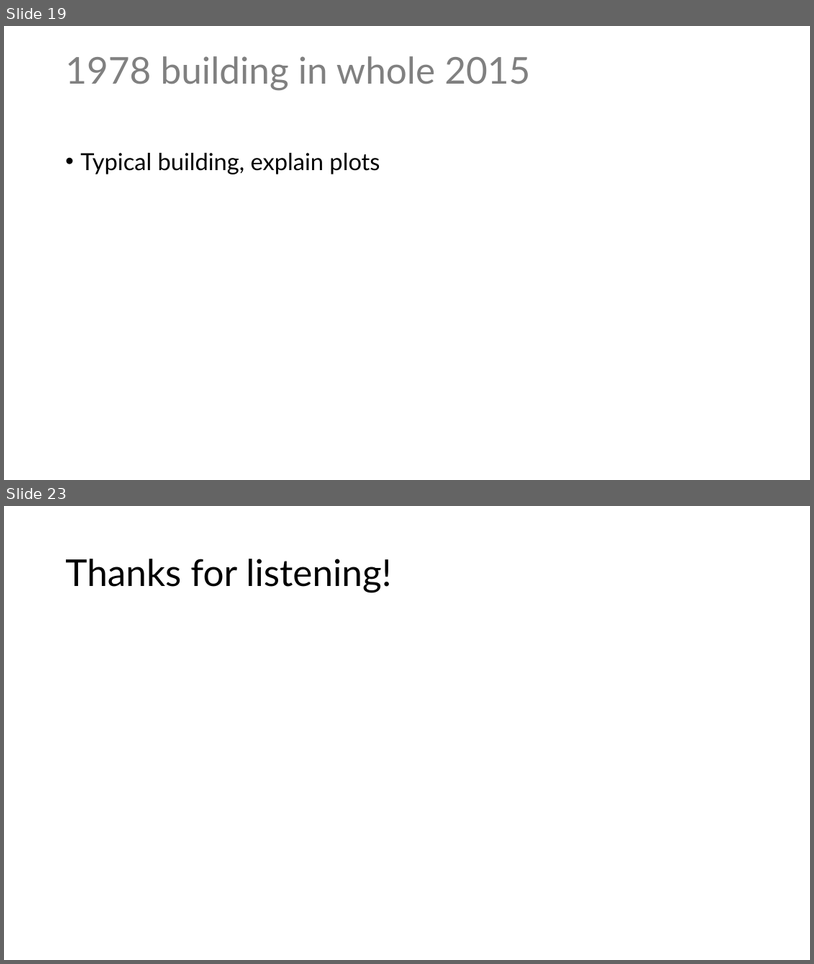
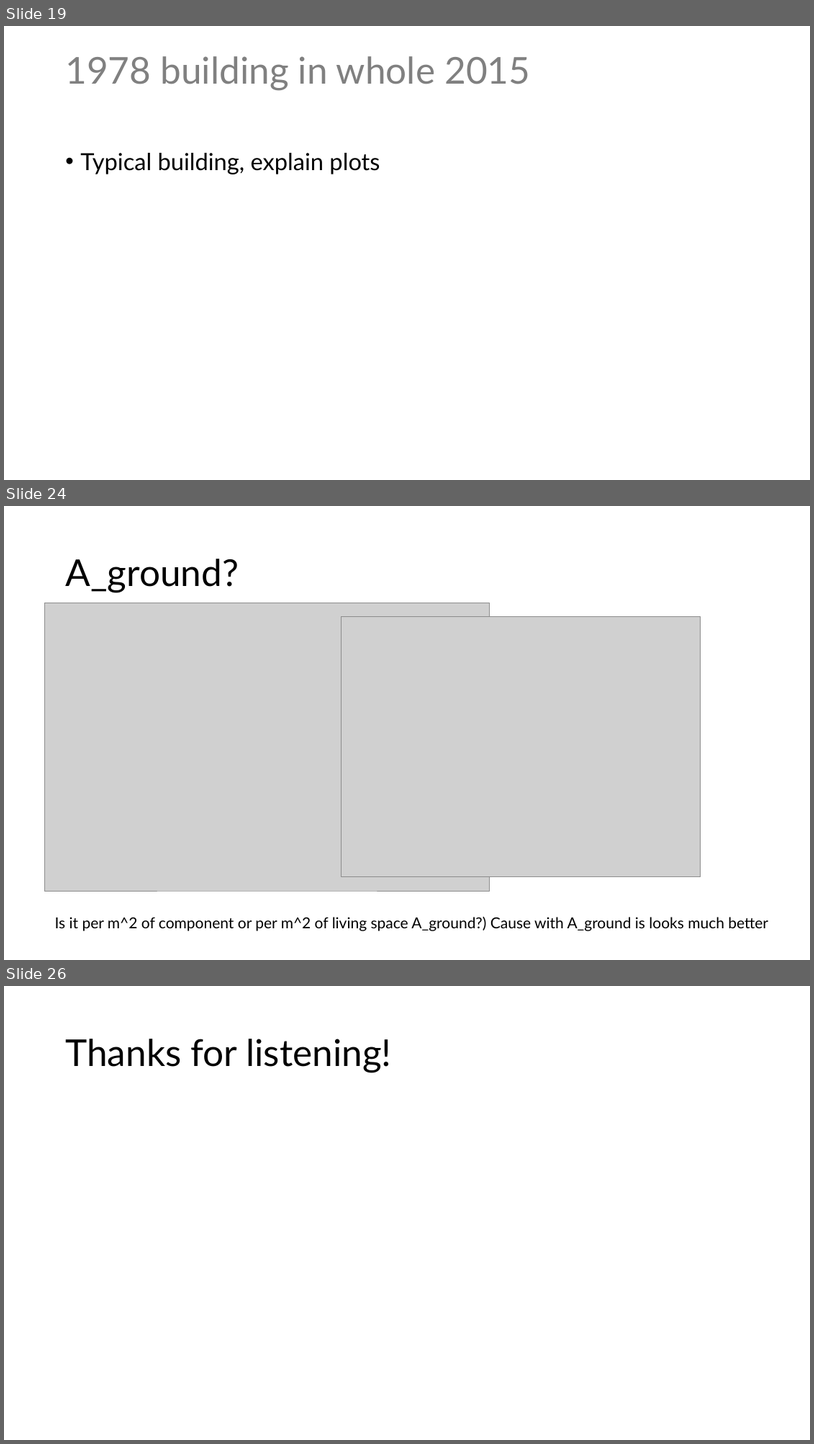
Before and after one commit to eyjomoin/Modeling-buildings-and-their-heating-systems, a slide deck: presentation/heat.pptx. Shown one above the other, each under a label of ours: slides 19 and 23 before the commit, slides 19, 24 and 26 after it; the slides between them are not shown. The pictures are 814x964 and 814x1444 pixels, drawn with LibreOffice and Linux fonts; fonts in the diff are those of the drawing; grey boxes stand for pictures. Boxes give left, top, right and bottom in pixels: in the first picture for what was removed or moved away, otherwise in the second. Text is boxed around its words. In the diff, an @@ line names an element or a change of style, - is before the commit and + after.

Commit message:
more parameter updates and bar plot looks better?
I divided by the A_ground now for all Qs instead of normalizing them. I think the energy demand is per unit of living area

```diff
--- a/presentation/heat.pptx
+++ b/presentation/heat.pptx
@@ slide 24 added at [4, 506, 810, 960], background #FFFFFF @@
@@ title added at [65, 559, 239, 592], 44 pt, text #000000 @@
+A_ground?
@@ picture added at [44, 602, 491, 890] @@
@@ picture added at [341, 617, 701, 877] @@
@@ text added at [55, 916, 769, 931], 18 pt, text #000000 @@
+Is it per m^2 of component or per m^2 of living space A_ground?) Cause with A_ground is looks much better
@@ what was slide 23 is now slide 26 @@
```
Also in this commit, not shown: 2 slides changed, 3 other slides added, 1 slide removed, 9 other files.
